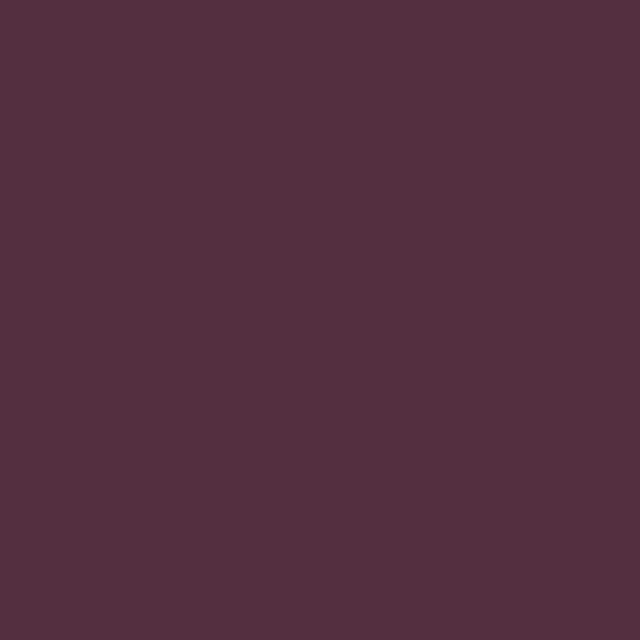
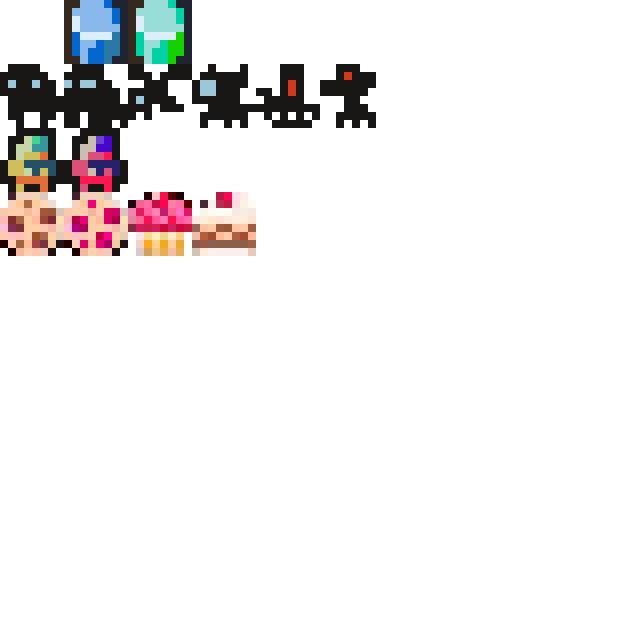
Before/after of a 640x640 layered artwork. What changed in the layer stack:
showed "spritesheet.png", painted on it over [0, 0, 376, 256]
removed layer "Layer" over [0, 0, 640, 640]
